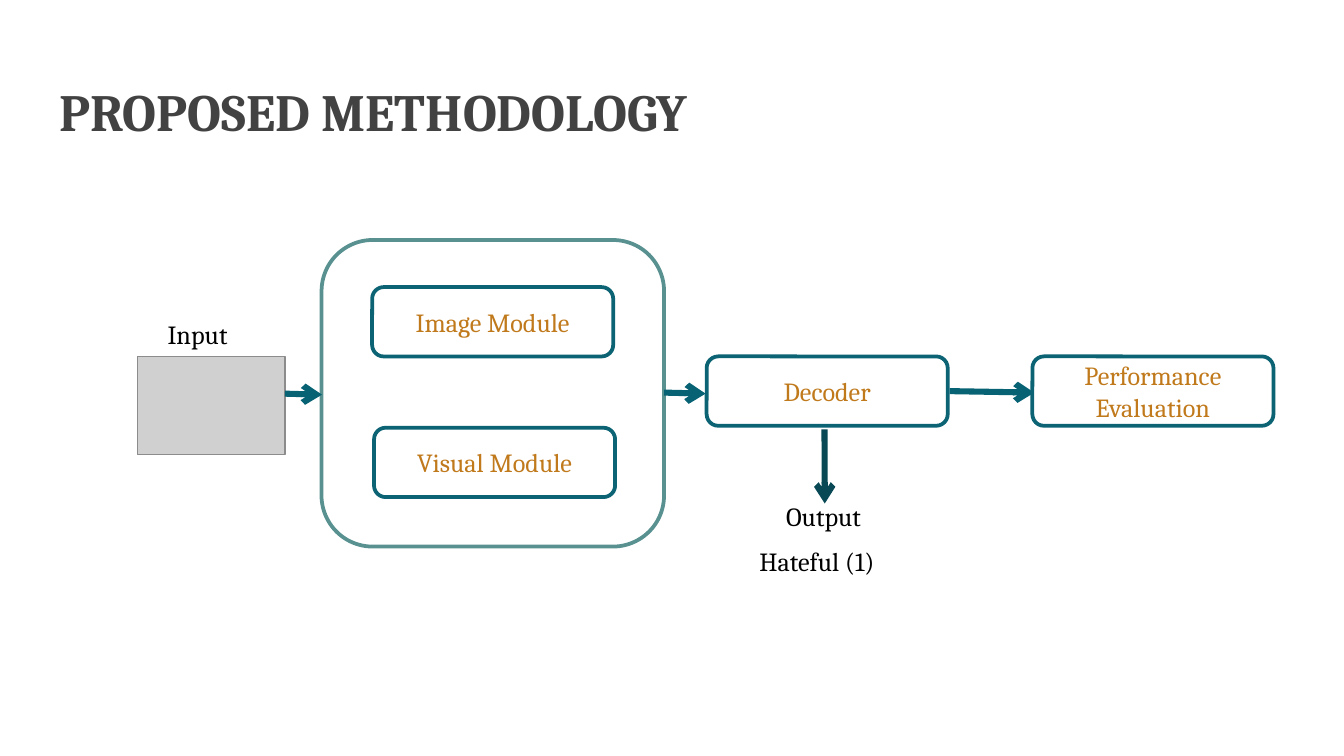
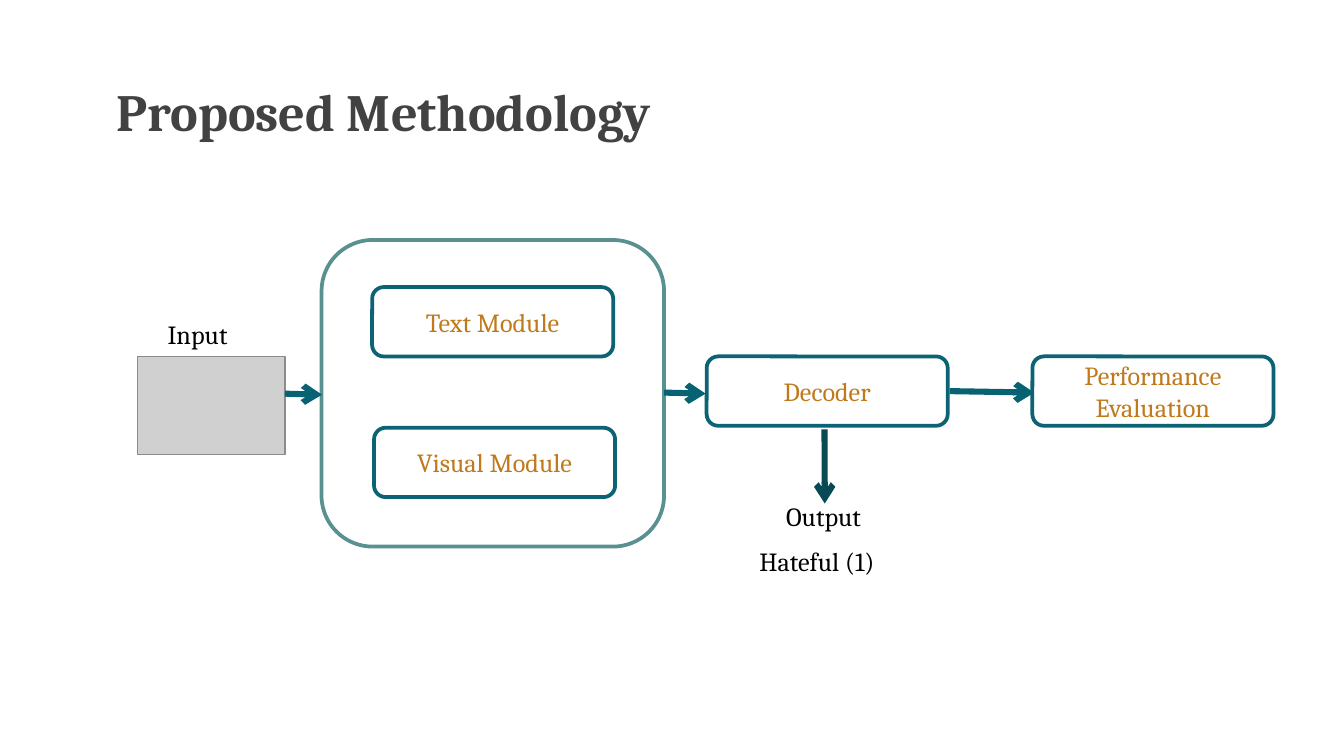
Before and after one commit to VarunBohara/Mini-Project-Documents, a slide deck: slide 11 of MINI PROJECT REVIEW.pptx. Drawn at 1344x756 pixels with LibreOffice and Linux fonts; fonts in the diff are those of the drawing; grey boxes stand for pictures. Boxes give left, top, right and bottom in pixels: in the first picture for what was removed or moved away, otherwise in the second. Text is boxed around its words. In the diff, an @@ line names an element or a change of style, - is before the commit and + after.

```diff
--- a/MINI PROJECT REVIEW.pptx
+++ b/MINI PROJECT REVIEW.pptx
@@ title at [117,94,651,142]: text changed @@
-PROPOSED METHODOLOGY
+Proposed Methodology
@@ text in rounded rectangle at [426,314,559,333]: text changed @@
-Image Module
+Text Module
```
Also in this commit, not shown: 11 other slides changed.
